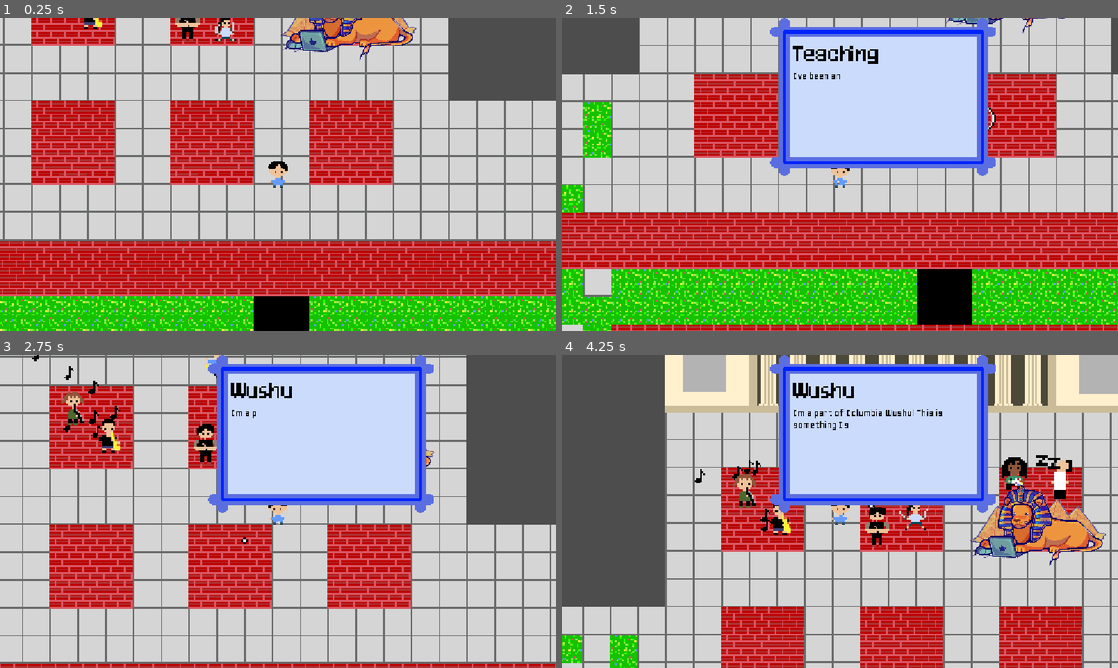
Above: before the commit, frames 1-4 (two rows, left to right).
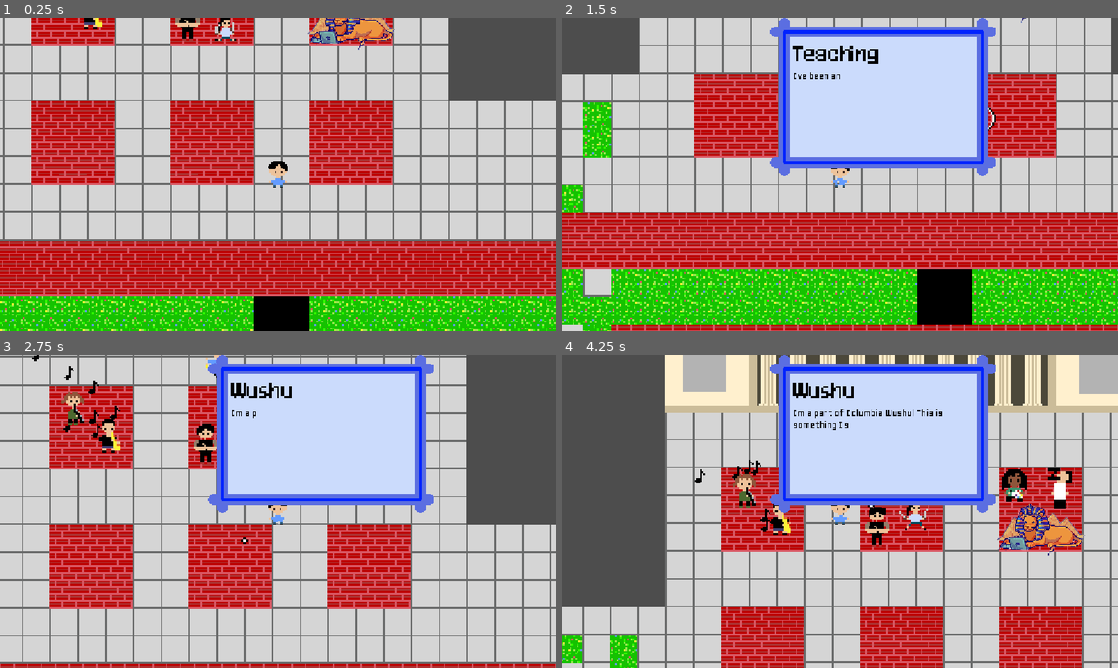
Above: after the commit, the same moments.

Repository: Frankanator8/website
Game: Godot game, scene res://scenes/main.tscn
The game is run twice, just before and just after one commit, with the same random seed, the same clock (stepped at 60 frames per second) and the same inputs.
Inputs (mouse positions are in pixels of both pictures, inside the frame that each line leads up to):
- Up to frame 1 (0.25 s): no input
- Up to frame 2 (1.5 s): tap Enter at 0.5 s; move the mouse to (634, 143) at 0.52 s; click (634, 143) at 0.67 s; move the mouse to (995, 118) at 1.27 s; click (995, 118) at 1.42 s
- Up to frame 3 (2.75 s): move the mouse to (227, 452) at 2.02 s; click (227, 452) at 2.17 s
- Up to frame 4 (4.25 s): move the mouse to (650, 426) at 2.77 s; click (650, 426) at 2.92 s; move the mouse to (917, 439) at 3.52 s; click (917, 439) at 3.67 s

The runs differ from the first frame. In frame 1, 1.9% of the frame differs, in the area x 50-75%, y 0-14%; in frame 2, 0.2%; in frame 3, less than 0.1%; in frame 4, 4.0%, in the area x 73-98%, y 32-68%.

Commit message:
Minor visual improvements

Diff:
--- a/scenes/main.tscn
+++ b/scenes/main.tscn
@@ -35,19 +35,19 @@
 physics_layer_0/collision_layer = 1
 sources/0 = SubResource("TileSetAtlasSource_tefeu")
 
-[sub_resource type="RectangleShape2D" id="RectangleShape2D_jkv2x"]
-resource_local_to_scene = true
-size = Vector2(48, 48)
-
-[sub_resource type="RectangleShape2D" id="RectangleShape2D_jbj1t"]
-resource_local_to_scene = true
-size = Vector2(48, 48)
-
 [sub_resource type="RectangleShape2D" id="RectangleShape2D_muem4"]
 resource_local_to_scene = true
 size = Vector2(48, 48)
 
 [sub_resource type="RectangleShape2D" id="RectangleShape2D_dp3eg"]
+resource_local_to_scene = true
+size = Vector2(48, 48)
+
+[sub_resource type="RectangleShape2D" id="RectangleShape2D_0ld40"]
+resource_local_to_scene = true
+size = Vector2(48, 48)
+
+[sub_resource type="RectangleShape2D" id="RectangleShape2D_gqmmt"]
 resource_local_to_scene = true
 size = Vector2(48, 48)
 
@@ -557,7 +557,7 @@
 scale = Vector2(1.3, 1.3)
 sprite_frames = SubResource("SpriteFrames_32gr6")
 autoplay = "default"
-frame_progress = 0.7146415
+frame_progress = 0.42754683
 
 [node name="Wushu" parent="Columbia Info Areas" unique_id=908644531 instance=ExtResource("6_tefeu")]
 position = Vector2(490, -181)
@@ -599,25 +599,25 @@
 info_name = "Game Dev"
 
 [node name="CollisionShape2D" parent="Columbia Info Areas/Game Dev" index="0" unique_id=1083559723]
-shape = SubResource("RectangleShape2D_c6pm6")
+shape = SubResource("RectangleShape2D_jscy8")
 
 [node name="Rimi" type="AnimatedSprite2D" parent="Columbia Info Areas/Game Dev" unique_id=1977454353]
-position = Vector2(-15, -21)
+position = Vector2(-15, -14)
 scale = Vector2(1.2, 1.2)
 sprite_frames = SubResource("SpriteFrames_tlrmy")
 autoplay = "default"
-frame_progress = 0.38083214
+frame_progress = 0.18412414
 
 [node name="John" type="AnimatedSprite2D" parent="Columbia Info Areas/Game Dev" unique_id=1412017826]
-position = Vector2(11.000001, -20.000004)
+position = Vector2(11.000001, -14.000003)
 scale = Vector2(1.7, 1.7)
 sprite_frames = SubResource("SpriteFrames_6snvl")
 autoplay = "default"
-frame_progress = 0.90454775
+frame_progress = 0.33035958
 
 [node name="Lionjam" type="Sprite2D" parent="Columbia Info Areas/Game Dev" unique_id=820636651]
-position = Vector2(0, 10)
-scale = Vector2(0.07048943, 0.07048943)
+position = Vector2(1, 12)
+scale = Vector2(0.045359213, 0.045359213)
 texture = ExtResource("17_dp3eg")
 
 [editable path="Columbia Info Areas/ADI"]
Not shown: 7 places in scenes/main.tscn that only renumber resources
Not shown, changed: export/index.pck
